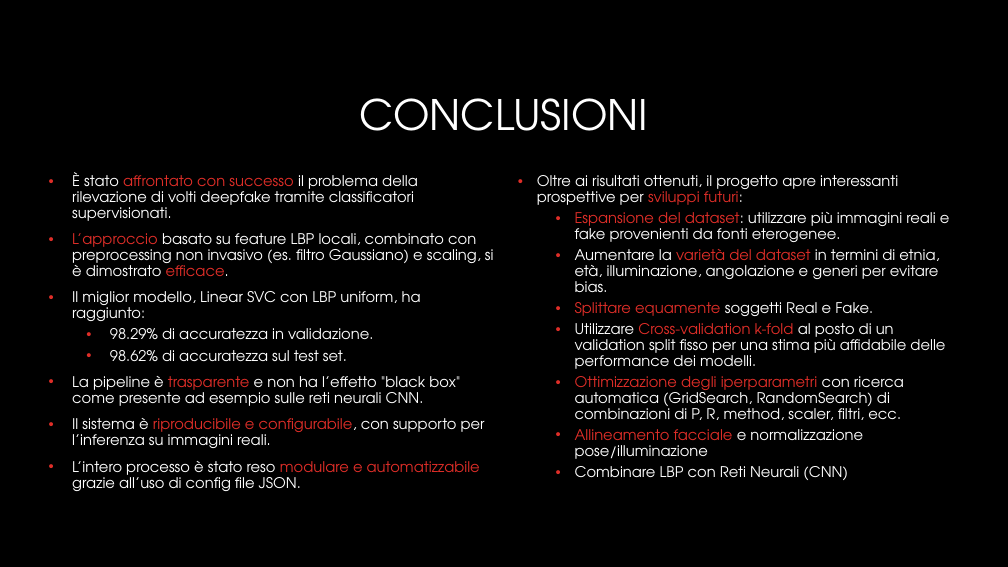
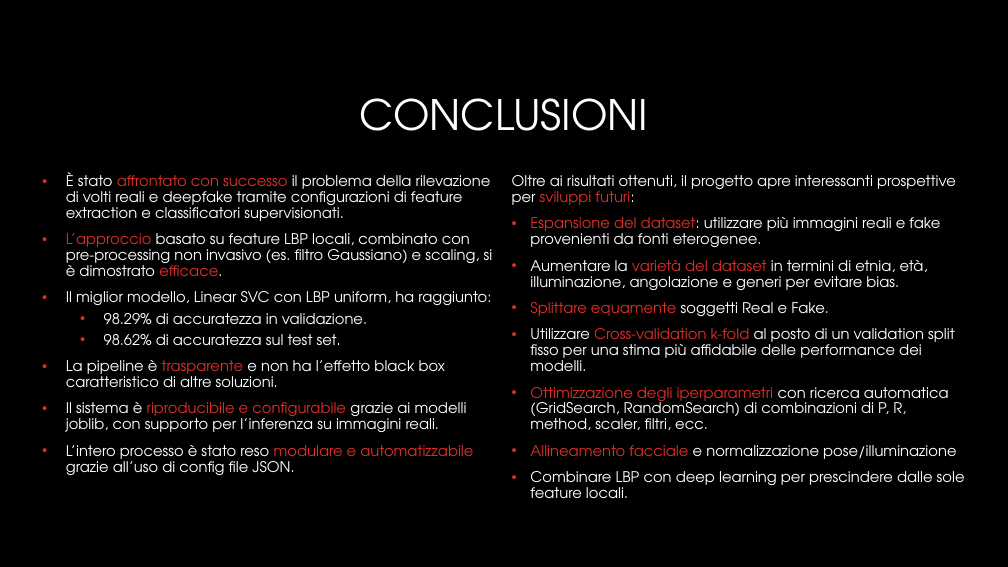
Before and after one commit to Agostino-M/ComputerVisionAssignments, a slide deck: slide 11 of Assignment_2_Messina_A.pptx. Drawn at 1008x567 pixels with LibreOffice and Linux fonts; fonts in the diff are those of the drawing; background and template pictures are left out. Boxes give left, top, right and bottom in pixels: in the first picture for what was removed or moved away, otherwise in the second. Text is boxed around its words. In the diff, an @@ line names an element or a change of style, - is before the commit and + after.

```diff
--- a/Assignment_2_Messina_A.pptx
+++ b/Assignment_2_Messina_A.pptx
@@ text at (x1=66, y1=172, x2=493, y2=276): text changed @@
-• È stato affrontato con successo il problema della rilevazione di volti deepfake tramite classificatori supervisionati.
-• L’approccio basato su feature LBP locali, combinato con preprocessing non invasivo (es. filtro Gaussiano) e scaling, si è dimostrato efficace.
+• È stato affrontato con successo il problema della rilevazione di volti reali e deepfake tramite configurazioni di feature extraction e classificatori supervisionati.
+• L’approccio basato su feature LBP locali, combinato con pre-processing non invasivo (es. filtro Gaussiano) e scaling, si è dimostrato efficace.
@@ text at (x1=512, y1=175, x2=956, y2=459): bullet • to none; list level 2 to 1 in "Espansione del dataset: utilizzare più ..."; list level 2 to 1 in "Aumentare la varietà del dataset ..."; list level 2 to 1 in "Splittare equamente soggetti Real e ..."; list level 2 to 1 in "Utilizzare Cross-validation k-fold al posto ..."; list level 2 to 1 in "Ottimizzazione degli iperparametri con ricerca ..."; list level 2 to 1 in "Allineamento facciale e normalizzazione pose/illuminazione" @@
@@ text at (x1=66, y1=360, x2=467, y2=432): text changed @@
-• La pipeline è trasparente e non ha l’effetto "black box" come presente ad esempio sulle reti neurali CNN.
-• Il sistema è riproducibile e configurabile, con supporto per l’inferenza su immagini reali.
+• La pipeline è trasparente e non ha l’effetto black box caratteristico di altre soluzioni.
+• Il sistema è riproducibile e configurabile grazie ai modelli joblib, con supporto per l’inferenza su immagini reali.
@@ text at (x1=530, y1=471, x2=965, y2=498): text changed @@
-  • Combinare LBP con Reti Neurali (CNN)
+• Combinare LBP con deep learning per prescindere dalle sole feature locali.
```
Also in this commit, not shown: 5 other slides changed, 1 other file.
